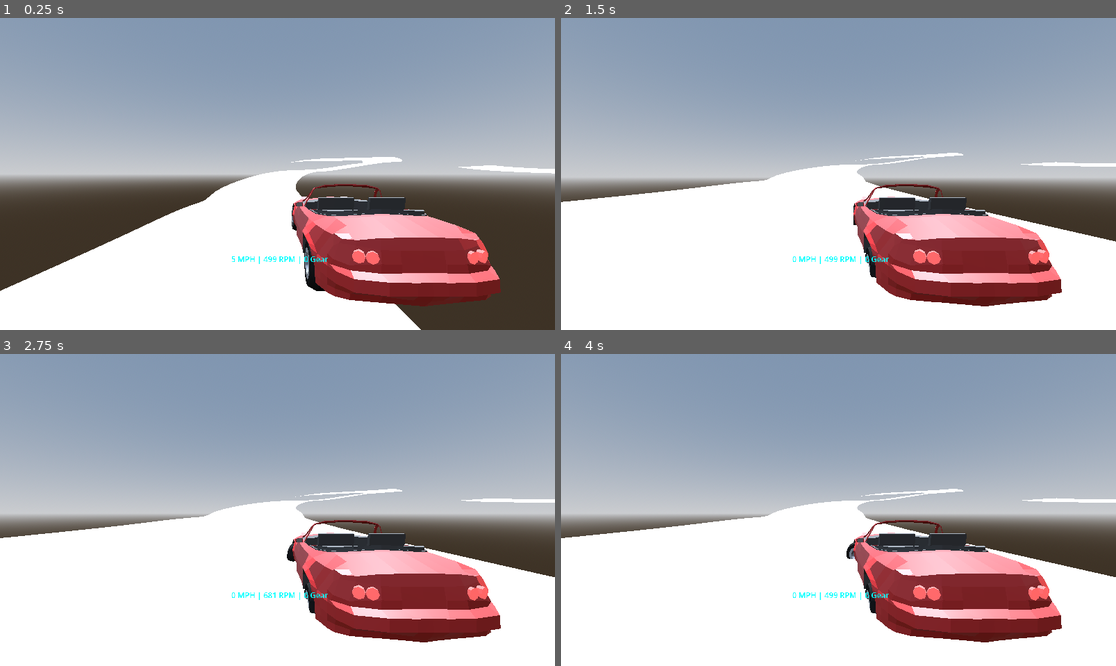
Above: before the commit, frames 1-4 (two rows, left to right).
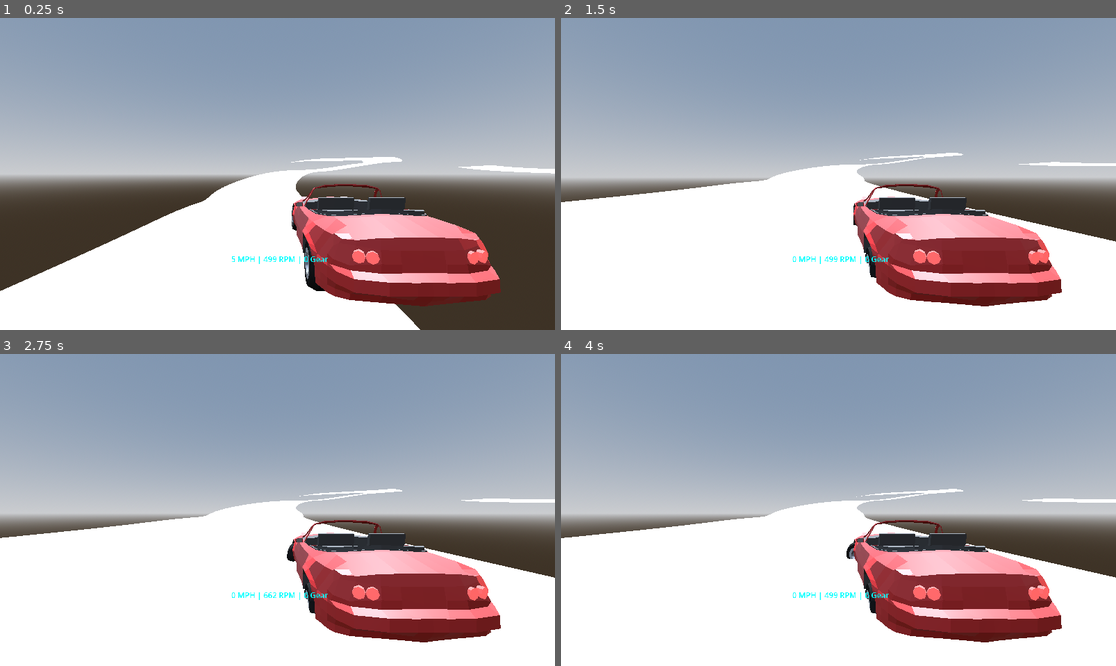
Above: after the commit, the same moments.

Repository: kakoiihito/Shift
Game: Godot game, scene res://IchiCircuit.tscn
Two runs of this game, one before a commit and one after it. Both use one fixed random seed, a clock stepped at 60 frames per second and the inputs below. This scene is started directly instead of the project's main scene.
Inputs:
- Up to frame 1 (0.25 s): no input
- Up to frame 2 (1.5 s): hold D (SteerRight) 0.53-1.28 s; hold Shift (Clutch) 0.53-1.28 s; hold S (Brake) from 1.28 s (still down); tap W (Gas) at 1.35 s
- Up to frame 3 (2.75 s): tap Enter at 2 s; release S (Brake) at 2.03 s; hold D (SteerRight) from 2.03 s (still down); hold G (Ignition) from 2.03 s (still down)
- Up to frame 4 (4 s): tap Space at 2.75 s; release D (SteerRight) at 2.78 s; release G (Ignition) at 2.78 s; hold E (ShiftUp) 2.78-3.53 s; tap Shift (Clutch) at 2.85 s; hold A (SteerLeft) from 3.53 s (still down); hold W (Gas) from 3.53 s (still down)

The runs differ from the first frame. In frame 1, less than 0.1% of the frame differs, in the area x 0-100%, y 44-100%; in frame 2, less than 0.1%; in frame 3, less than 0.1%, in the area x 0-100%, y 43-93%; in frame 4, less than 0.1%.

Commit message:
added aligning torque. even en more of a smooth operator.

Diff:
--- a/Car/Scenes/Roadster.tscn
+++ b/Car/Scenes/Roadster.tscn
@@ -363,7 +363,7 @@
 
 [node name="WheelFrontLeft" type="RayCast3D" parent="." unique_id=2052019363]
 transform = Transform3D(1.5996491, 0.033507872, 0, -0.033507872, 1.5996491, 0, 0, 0, 1.6, -1.25, 0.65, -1.9)
-target_position = Vector3(0, -0.3, 0)
+target_position = Vector3(0, -0.305, 0)
 debug_shape_custom_color = Color(0, 0, 1, 1)
 script = ExtResource("1_03rhi")
 
@@ -376,7 +376,7 @@
 
 [node name="WheelFrontRight" type="RayCast3D" parent="." unique_id=1038542688]
 transform = Transform3D(1.5996464, -0.033507824, 0.0027925256, 0.033507872, 1.5996491, 1.2150399e-11, -0.0027919128, 5.8482234e-05, 1.5999975, 1.25, 0.65, -1.9)
-target_position = Vector3(0, -0.3, 0)
+target_position = Vector3(0, -0.305, 0)
 debug_shape_custom_color = Color(0, 0, 1, 1)
 script = ExtResource("1_03rhi")
 
@@ -389,7 +389,7 @@
 
 [node name="WheelRearLeft" type="RayCast3D" parent="." unique_id=2031816737]
 transform = Transform3D(1.5992861, 0.047465704, -0.0055850428, -0.04746599, 1.5992959, 1.3814422e-11, 0.005582585, 0.00016568723, 1.5999902, -1.25, 0.6, 1.9)
-target_position = Vector3(0, -0.3, 0)
+target_position = Vector3(0, -0.305, 0)
 debug_shape_custom_color = Color(0, 0, 1, 1)
 script = ExtResource("1_03rhi")
 
@@ -402,7 +402,7 @@
 
 [node name="WheelRearRight" type="RayCast3D" parent="." unique_id=305259289]
 transform = Transform3D(1.5992861, 0.047465704, 0.0055850428, -0.04746599, 1.5992959, -1.3814422e-11, -0.005582585, -0.00016568723, 1.5999902, 1.25, 0.6, 1.9)
-target_position = Vector3(0, -0.3, 0)
+target_position = Vector3(0, -0.305, 0)
 debug_shape_custom_color = Color(0, 0, 1, 1)
 script = ExtResource("1_03rhi")
 
--- a/Car/Scripts/main.gd
+++ b/Car/Scripts/main.gd
@@ -53,7 +53,6 @@
 var RL_torque_brake = true
 
 
-
 func _ready() -> void:
 
 	Suspension.car = self
--- a/Car/Scripts/values.gd
+++ b/Car/Scripts/values.gd
@@ -113,12 +113,11 @@
 @export var camber_gain = [-18.0, -18.0, -33.0, -33.0]
 
 @export_subgroup("Pacejka Longitudinal")
-# Pure Longitudinal
-@export var b0 = 1.3882
-@export var b1 = -10.0
-@export var b2 = 850.0
+@export var b0 = 1.5
+@export var b1 = -8.0
+@export var b2 = 1100.0
 @export var b3 = 0.0
-@export var b4 = 320.0
+@export var b4 = 300.0
 @export var b5 = 0.0
 @export var b6 = 0.0
 @export var b7 = 0.0
@@ -130,12 +129,11 @@
 @export var b13 = 0.0
 
 @export_subgroup("Pacejka Lateral")
-# Pure Lateral
-@export var a0 = 1.7379
-@export var a1 = -12.0
-@export var a2 = 900.0
-@export var a3 = 900.0
-@export var a4 = 8.5
+@export var a0 = 1.75
+@export var a1 = -10.0
+@export var a2 = 1000.0
+@export var a3 = 800.0
+@export var a4 = 10.0
 @export var a5 = 0.0
 @export var a6 = -0.08
 @export var a7 = -2.0
@@ -150,30 +148,44 @@
 @export var a16 = 0.0
 @export var a17 = 0.0
 
-@export_subgroup("Pacejka Longtiudinal G-Function")
-# Longitudinal G Functions
+@export_subgroup("Aligning Torque")
+@export var Ro: float = 0.287
+@export var FNzo: float = 2.7
+@export var ssz1: float = 0.0
+@export var ssz2: float = 0.05
+@export var ssz3: float = 0.0
+@export var ssz4: float = 0.0
+@export var lambda_s: float = 1.0
+@export var Br: float = 4.0
+@export var Cr: float = 1.0
+@export var Dr: float = 0.05
+@export var Bt: float = 9.0
+@export var Ct: float = 1.05
+@export var Dt: float = 0.035
+@export var Et: float = -1.2
+
+@export_subgroup("Pacejka Longitudinal G-Function")
 @export var rBx1 = 5.0
-@export var rBx2 = 7.0
+@export var rBx2 = 8.0
 @export var rBx3 = 0.0
 @export var rCx1 = 1.05
 @export var rEx1 = -0.2
 @export var rEx2 = 0.0
-@export var rHx1 = 0.02
+@export var rHx1 = 0.0
 @export var lambda_xalpha = 1.0
 
 @export_subgroup("Pacejka Lateral G-Function")
-# Lateral G Functions
 @export var rBy1 = 7.0
 @export var rBy2 = 2.5
-@export var rBy3 = 0.05
+@export var rBy3 = 0.0
 @export var rBy4 = 0.0
 @export var rCy1 = 1.0
-@export var rEy1 = -0.3
+@export var rEy1 = -0.2
 @export var rEy2 = 0.0
-@export var rHy1 = 0.02
+@export var rHy1 = 0.0
 @export var rHy2 = 0.0
-@export var rVy1 = 0.05
-@export var rVy2 = -0.025
+@export var rVy1 = 0.0
+@export var rVy2 = 0.0
 @export var rVy3 = 0.0
 @export var rVy4 = 4.0
 @export var rVy5 = 1.9
--- a/Car/Scripts/wheel.gd
+++ b/Car/Scripts/wheel.gd
@@ -37,13 +37,11 @@
 
 		var safe_speed = max(abs(forward_speed), 0.1)
 
-		slip_angle[wheel_index] = -rad_to_deg(atan2(side_velocity, safe_speed))
+		slip_angle[wheel_index] = -(atan2(side_velocity, safe_speed))
 
 		Data.slip_ratio[wheel_index] = (wheel_surface_speed - forward_speed) / safe_speed
 		var slip_ratio_percentage: float
 		slip_ratio_percentage = clamp(Data.slip_ratio[wheel_index] * 100.0, -100.0, 100.0)
-
-		#var B = 13.6527
 
 		var Fz_nominal_kN = (car.mass * 9.81) * Values.weight_distribution[wheel_index] / 1000.0
 		var dfz = (Fz - Fz_nominal_kN) / Fz_nominal_kN
@@ -93,41 +91,26 @@
 
 		lateral_force[wheel_index] = Gyk * Fyo + SVyk
 
-		var c1 = -2.72
-		var c2 = -2.28
-		var c3 = -1.86
-		var c4 = -2.73
-		var c5 = 0.110
-		var c6 = -0.07
-		var c7 = 0.643
-		var c8 = -4.04
-		var c9 = 0.015
-		var c10 = -0.066
-		var c11 = 0.945
-		var c12 = 0.03
-		var c13 = 0.07
+		var stiffness_ratio_sq = pow(BCD/ BCD1, 2)
+		var kappa_sq = pow(slip_ratio_percentage, 2)
 
-		var C3 = 2.4
-		var D3 = (c1 * pow(Fz, 2)) + (c2 * Fz)
-		var BCD2 = c3 * sin(c4 * atan(c5 * Fz))
-		var B3 = BCD2 / (C3 * D3)
-		var E3 = (c6 * pow(Fz, 2)) + (c7 * Fz) + c8
+		var alpha_t_eq = sqrt(slip_angle[wheel_index] * slip_angle[wheel_index] + stiffness_ratio_sq * kappa_sq) * sign(slip_angle[wheel_index])
+		var alpha_r_eq = sqrt(slip_angle[wheel_index] * slip_angle[wheel_index] + stiffness_ratio_sq * kappa_sq) * sign(slip_angle[wheel_index])
 
-		var SHz = c9 * camber
-		var SVz = ((c10 * pow(Fz, 2)) + (c11 * Fz)) * camber
-		B3 *= (1 - c12 * abs(camber))
-		E3 *= (1 - c13 * abs(camber))
+		var s = Values.Ro * (Values.ssz1 + Values.ssz2 * (lateral_force[wheel_index] / Fz_nominal_kN) + (Values.ssz3 + Values.ssz4 * dfz) * camber) * Values.lambda_s
 
-		var x = slip_angle[wheel_index] + SHz
-		var Bx = B3 * x
+		var Mzr = Values.Dr * cos(Values.Cr * atan(Values.Br * alpha_r_eq))
 
-		var inner = Bx - E3 * (Bx - atan(Bx))
+		var trail = Values.Dt * cos(Values.Ct * atan(Values.Bt*alpha_t_eq - Values.Et * (Values.Bt*alpha_t_eq - atan(Values.Bt*alpha_t_eq)))) * cos(slip_angle[wheel_index])
 
-		aligning_torque[wheel_index] = D3 * sin(C3 * atan(inner)) + SVz
+		var Mz_ = -trail * (lateral_force[wheel_index] - SVyk)
 
-		var combined_force = (longitude_force[wheel_index] * -ray.global_transform.basis.z) + (aligning_torque[wheel_index] * ray.global_transform.basis.y ) +(lateral_force[wheel_index] * side_dir) # both vectors combined
+		aligning_torque[wheel_index] = Mz_ + Mzr + s * longitude_force[wheel_index]
+
+		var combined_force = (longitude_force[wheel_index] * -ray.global_transform.basis.z) +(lateral_force[wheel_index] * side_dir) # both vectors combined
 		var force_pos = ray.get_collision_point() - car.global_position
 		car.apply_force(combined_force , force_pos)
+		car.apply_torque(aligning_torque[wheel_index] * ray.global_transform.basis.y)
 
 func _get_wheel_angular_velocity(ray: RayCast3D,delta: float):
 	var wheel_inertia = 0.6 * Values.wheel_mass * Values.wheel_radius * Values.wheel_radius
--- a/project.godot
+++ b/project.godot
@@ -76,7 +76,7 @@
 
 [physics]
 
-common/physics_ticks_per_second=240
+common/physics_ticks_per_second=120
 3d/physics_engine="Jolt Physics"
 3d/default_gravity=9.810000000000002
 
